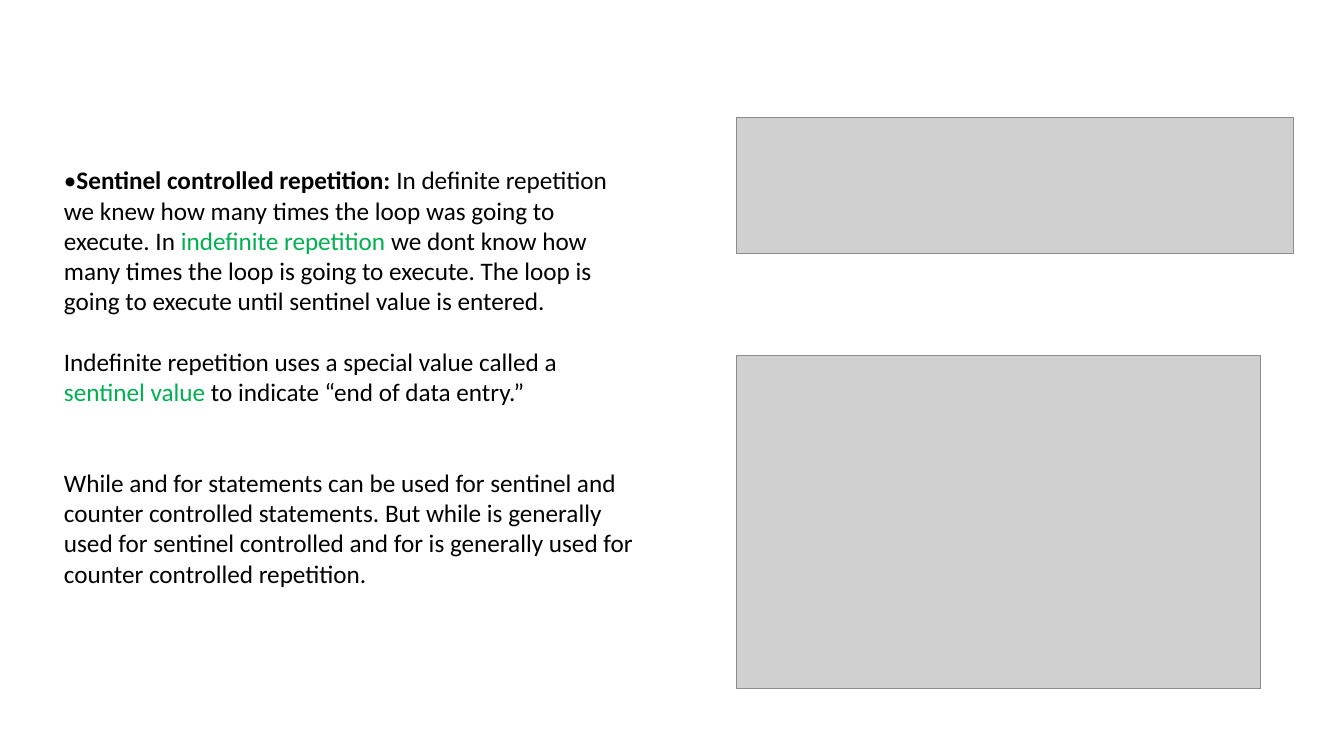
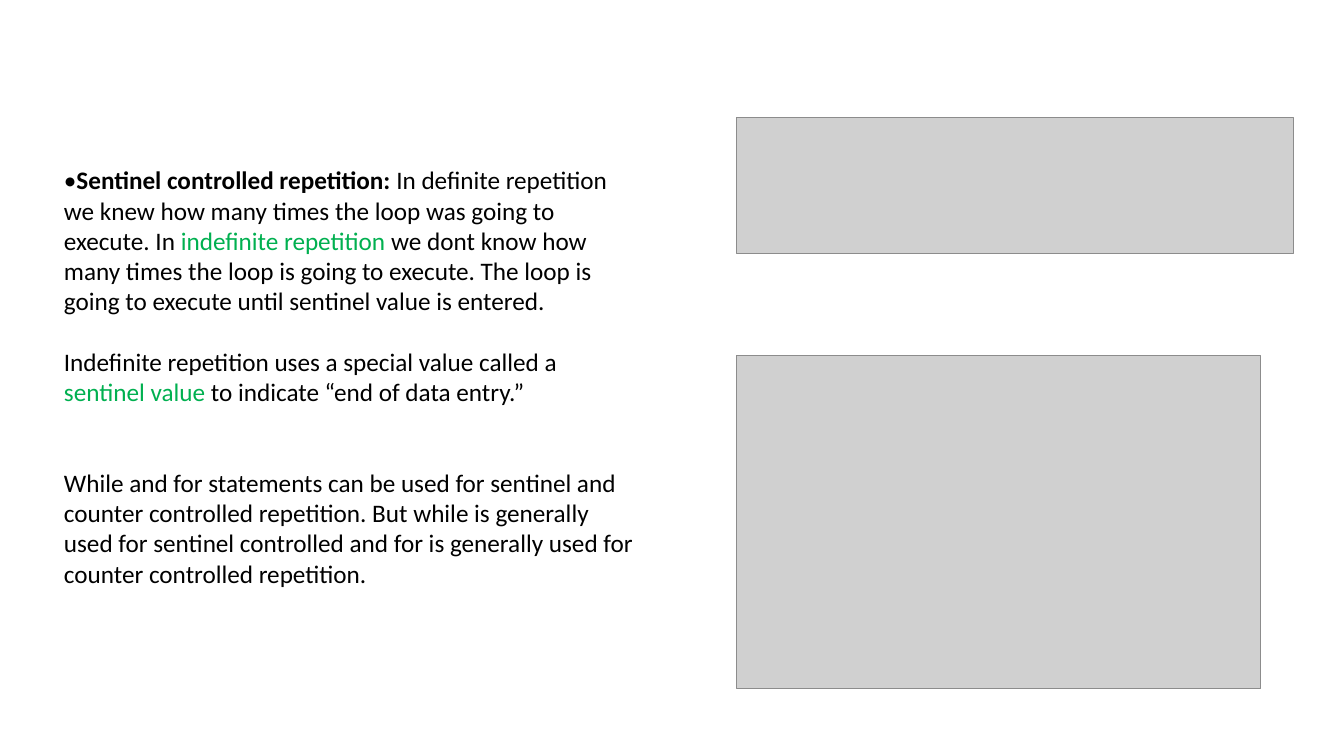
Before and after one commit to AnilJava95/Other, a slide deck: slide 8 of Computer Science and Programming Languages/Control Statements and Structured Programming.pptx. Drawn at 1344x756 pixels with LibreOffice and Linux fonts; fonts in the diff are those of the drawing; grey boxes stand for pictures. Boxes give left, top, right and bottom in pixels: in the first picture for what was removed or moved away, otherwise in the second. Text is boxed around its words. In the diff, an @@ line names an element or a change of style, - is before the commit and + after.

```diff
--- a/Computer Science and Programming Languages/Control Statements and Structured Programming.pptx
+++ b/Computer Science and Programming Languages/Control Statements and Structured Programming.pptx
@@ text at bbox=[64, 504, 589, 527]: text changed @@
-counter controlled statements. But while is generally
+counter controlled repetition. But while is generally
```
Also in this commit, not shown: 8 other slides changed, 41 other files.
